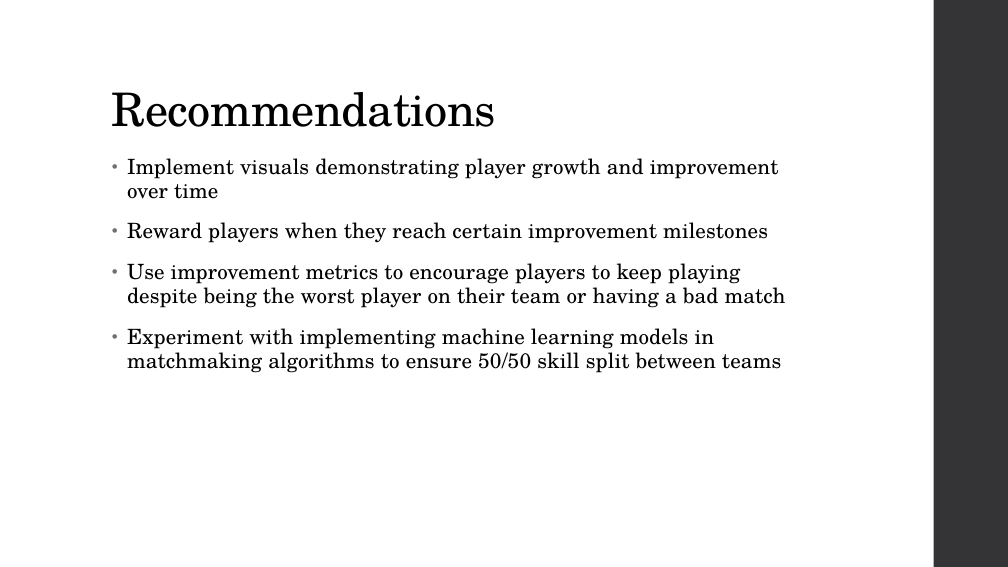
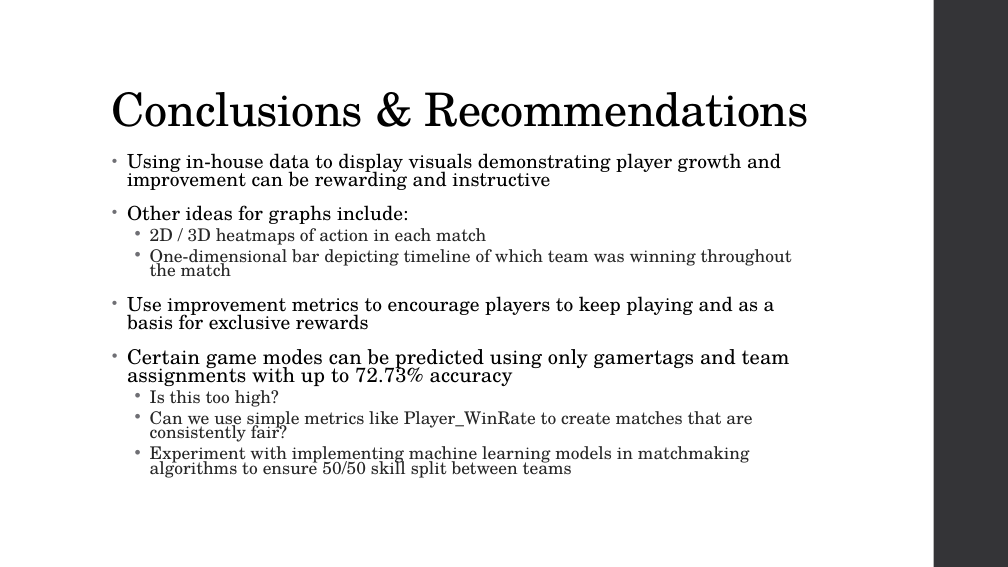
Before and after one commit to Drymander/Capstone-Halo-5, a slide deck: slide 12 of presentation/Presentation.pptx. Drawn at 1008x567 pixels with LibreOffice and Linux fonts; fonts in the diff are those of the drawing. Boxes give left, top, right and bottom in pixels: in the first picture for what was removed or moved away, otherwise in the second. Text is boxed around its words. In the diff, an @@ line names an element or a change of style, - is before the commit and + after.

```diff
--- a/presentation/Presentation.pptx
+++ b/presentation/Presentation.pptx
@@ title at (x1=112, y1=92, x2=809, y2=127): text changed @@
-Recommendations
+Conclusions & Recommendations
@@ text at (x1=127, y1=153, x2=792, y2=442): text changed; size 20 to 18.5 pt @@
-• Implement visuals demonstrating player growth and improvement over time
-• Reward players when they reach certain improvement milestones
-• Use improvement metrics to encourage players to keep playing despite being the worst player on their team or having a bad match
+• Using in-house data to display visuals demonstrating player growth and improvement can be rewarding and instructive
+• Other ideas for graphs include:
+  • 2D / 3D heatmaps of action in each match
+  • One-dimensional bar depicting timeline of which team was winning throughout the match
+• Use improvement metrics to encourage players to keep playing and as a basis for exclusive rewards
+• Certain game modes can be predicted using only gamertags and team assignments with up to 72.73% accuracy
+  • Is this too high?
+  • Can we use simple metrics like Player_WinRate to create matches that are consistently fair?
@@ text at (x1=150, y1=446, x2=750, y2=478): size 20 to 16.6 pt, text colour #000000 to #262626, letter spacing 0.1 to 0 pt in "Experiment with implementing machine learning models in ..."; list level 1 to 2 in "Experiment with implementing machine learning ..."; line spacing 0.95 to 0.7 @@
```
Also in this commit, not shown: 1 other slide changed, 1 slide added, 1 slide removed, 10 other files.
